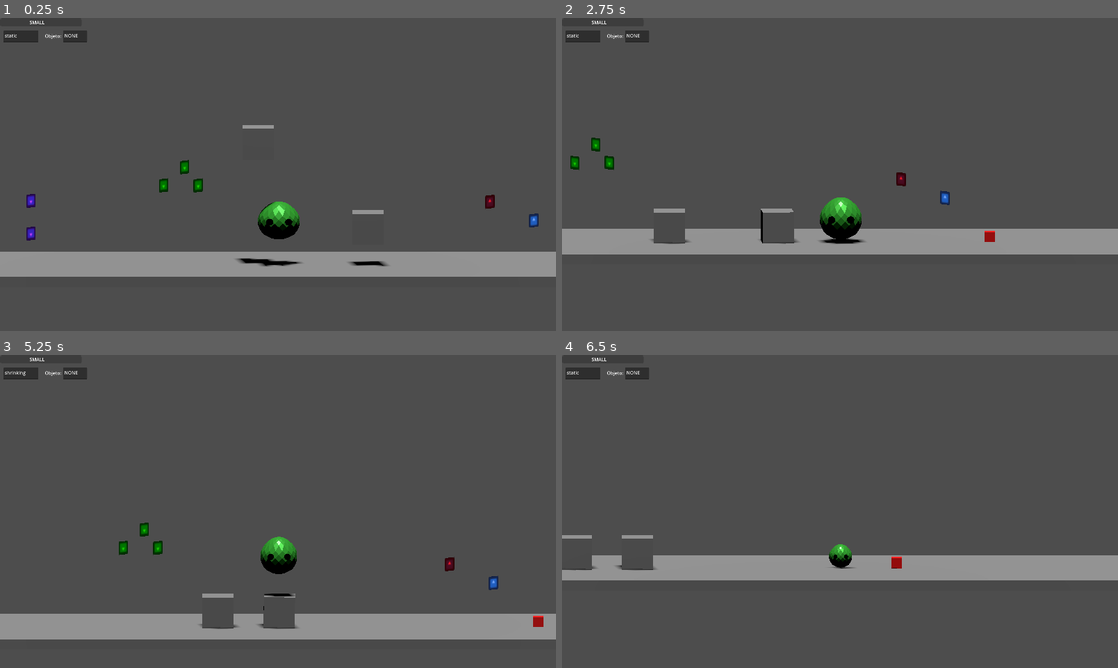
Above: before the commit, frames 1-4 (two rows, left to right).
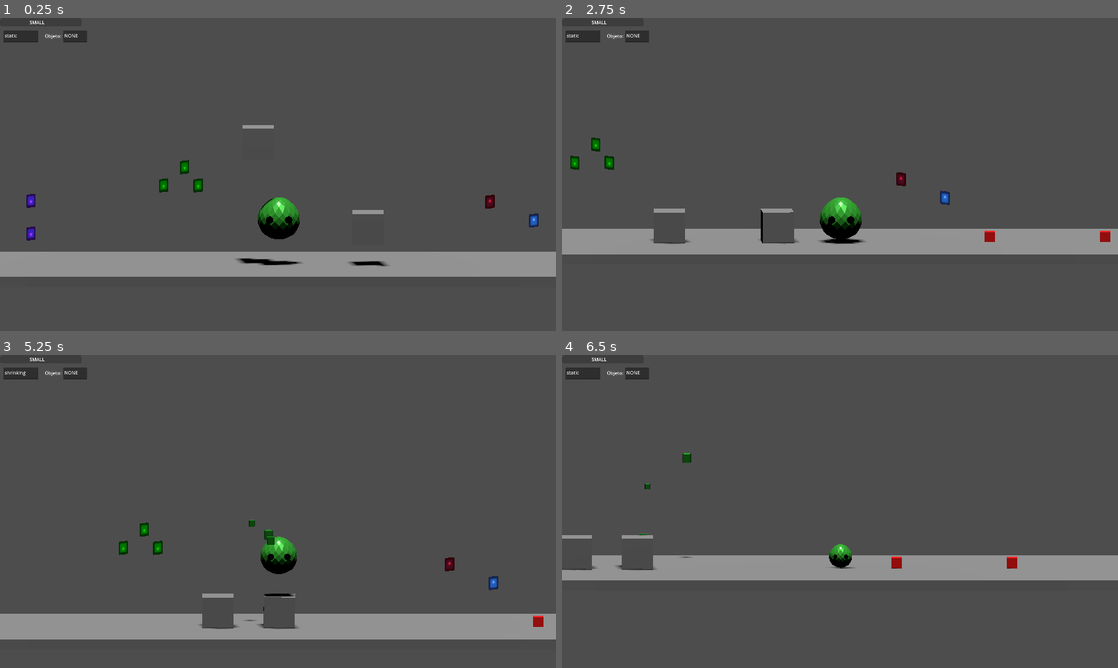
Above: after the commit, the same moments.

Repository: Isaac-Salas/GameOff2023
Game: Godot game, scene res://Levels/LevelTest.tscn
Same seed, same stepped clock (60 frames per second), same inputs: the game is played once before the commit and once after it. The engine's default icon, where the game draws it, is replaced by a stand-in: a white triangle on a blue panel in a dark square.
Inputs:
- Up to frame 1 (0.25 s): no input
- Up to frame 2 (2.75 s): tap Enter (ui_accept) at 0.5, 2 s; hold D (Walk_Right) 0.53-1.28 s; hold Z (Item) 0.53-1.28 s; tap E (Interact) at 0.6, 2.3 s; tap Space (Jump) at 0.77, 1.52 s; hold Down (ui_down) 1.28-2.03 s; tap Z (Item) at 1.35 s; tap Q (Throw) at 1.55, 2.1 s; hold D (Walk_Right) from 2.03 s (still down)
- Up to frame 3 (5.25 s): release D (Walk_Right) at 2.78 s; hold Up (ui_up) 2.78-3.53 s; tap W (Grow) at 2.85 s; tap Space (Jump) at 3.02, 3.77, 4.52 s; tap Z (Item) at 3.05, 4.35 s; hold A (Walk_Left) 3.53-5.03 s; tap E (Interact) at 3.6, 4.55 s; tap Q (Throw) at 3.8 s; hold Down (ui_down) from 5.03 s (still down); hold S (Shrink) from 5.03 s (still down)
- Up to frame 4 (6.5 s): tap Z (Item) at 5.3 s; release Down (ui_down) at 5.78 s; release S (Shrink) at 5.78 s; hold D (Walk_Right) from 5.78 s (still down); tap Q (Throw) at 5.85 s; tap Space (Jump) at 6.02 s

The runs differ from the first frame. In frame 1, 0.3% of the frame differs, in the area x 46-54%, y 57-80%; in frame 2, less than 0.1%; in frame 3, 0.1%; in frame 4, 0.2%.

Commit message:
Grabbed object scaling
Now, when an object is grabbed and the player shrinks or grows, the object will scale accordingly

Diff:
--- a/Global/GlobalVar.gd
+++ b/Global/GlobalVar.gd
@@ -2,7 +2,7 @@
 
 var VolBig = 0.0
 var VolSmall = 0.0
-
+var objectPicked = null
 var sizeM = Vector3()
 var sizestandard = 2
 var sizefactor = 2
--- a/Levels/LevelTest.tscn
+++ b/Levels/LevelTest.tscn
@@ -45,9 +45,6 @@
 
 [node name="Small" parent="." instance=ExtResource("7_l28wy")]
 transform = Transform3D(1, 0, 0, 0, 1, 0, 0, 0, 1, -15.4185, 4.71827, 0)
-
-[node name="Pickable" parent="." instance=ExtResource("8_tplic")]
-transform = Transform3D(1, 0, 0, 0, 1, 0, 0, 0, 1, -11.1165, 2.44469, 0)
 
 [node name="Pequeños" type="Node3D" parent="."]
 
@@ -107,3 +104,8 @@
 size = 30.0
 near = 0.001
 script = ExtResource("2_7uenw")
+
+[node name="Pickable" parent="." instance=ExtResource("8_tplic")]
+transform = Transform3D(1, 0, 0, 0, 1, 0, 0, 0, 1, -11.1165, 2.44469, 0)
+
+[node name="Pickable2" parent="." instance=ExtResource("8_tplic")]
--- a/Pickups/PickObject.tscn
+++ b/Pickups/PickObject.tscn
@@ -5,6 +5,8 @@
 var pickup = false
 
 var player = null
+
+
 
 # Called when the node enters the scene tree for the first time.
 func _ready():
@@ -20,6 +22,11 @@
 		#queue_free()
 		#transform.origin = get_node(\"Player\").transform.origin + Vector3(0,-2,-2)
 		print(\"release desde el objeto\")
+
+func resize():
+	$Pickup/MeshInstance3D.scale = ($Pickup/MeshInstance3D.scale*Vector3(GlobalVar.sizefactor,GlobalVar.sizefactor,GlobalVar.sizefactor))
+	$Pickup/CollisionShape3D.scale = $Pickup/CollisionShape3D.scale*Vector3(GlobalVar.sizefactor,GlobalVar.sizefactor,GlobalVar.sizefactor)
+	$Pickup/Area3D.scale = $Pickup/Area3D.scale*Vector3(GlobalVar.sizefactor,GlobalVar.sizefactor,GlobalVar.sizefactor)
 
 
 func _on_area_3d_body_entered(body):
@@ -53,7 +60,7 @@
 
 [node name="Pickup" type="RigidBody3D" parent="."]
 collision_layer = 3
-collision_mask = 2
+collision_mask = 3
 axis_lock_linear_z = true
 
 [node name="MeshInstance3D" type="MeshInstance3D" parent="Pickup"]
--- a/Player/PlayerAnim.tscn
+++ b/Player/PlayerAnim.tscn
@@ -455,10 +455,10 @@
 [node name="RootNode" type="Node3D" parent="."]
 
 [node name="Armature" type="Node3D" parent="RootNode"]
-transform = Transform3D(-4.37114e-06, 100, 7.61387e-06, 0, -4.37114e-06, 174.185, 100, 4.37114e-06, 3.32813e-13, 0.00704765, 0.0831833, 0.00812137)
+transform = Transform3D(-4.37114e-06, 100, 8.50995e-06, 0, -4.37114e-06, 194.685, 100, 4.37114e-06, 3.71982e-13, 0.00704765, 0.0831833, 0.00812137)
 
 [node name="Sphere" type="MeshInstance3D" parent="RootNode/Armature"]
-transform = Transform3D(1, -3.55271e-15, -2.026e-31, 3.55271e-15, 1, 1.75808e-24, 3.9443e-31, -3.4227e-24, 0.513653, -7.0476e-05, -1.87864e-05, 0.00680843)
+transform = Transform3D(1, -3.55272e-15, -2.026e-31, 3.55272e-15, 1, 1.75808e-24, 3.9443e-31, -3.4227e-24, 0.513653, -7.0476e-05, -1.87864e-05, 0.00680843)
 mesh = SubResource("ArrayMesh_jngt1")
 skeleton = NodePath("")
 
@@ -479,6 +479,7 @@
 bones/1/scale = Vector3(1, 1, 1)
 
 [node name="AnimationPlayer" type="AnimationPlayer" parent="."]
+reset_on_save = false
 libraries = {
 "": SubResource("AnimationLibrary_hnmxe")
 }
--- a/Player/PlayerTest.gd
+++ b/Player/PlayerTest.gd
@@ -4,28 +4,29 @@
 var pickupinst = preload("res://Pickups/PickObject.tscn")
 var pickinst
 var mundotest
-var objectPicked = null
+
 var pickup
 var lastSide = "right"
 var stateC = snapped(GlobalVar.MaxCap/6, 0.01)
 # Get the gravity from the project settings to be synced with RigidBody nodes.
 var gravity = ProjectSettings.get_setting("physics/3d/default_gravity")
+var itemsize
 @onready var SMALL = AudioServer.get_bus_index("SMALL")
 @onready var BIG = AudioServer.get_bus_index("BIG")
 
 func _input(event):
 	if Input.is_action_just_pressed("Interact"):
-		if objectPicked == true:
+		if GlobalVar.objectPicked == true:
 			release_pickup()
 		else:
 			try_pickup()
 	if Input.is_action_just_pressed("Throw"):
-		if objectPicked == true:
+		if GlobalVar.objectPicked == true:
 			throw()
 
 
 func _physics_process(delta):
-	print("size: ", GlobalVar.sizefactor, "comparative to:", stateC)
+	#print("size: ", GlobalVar.sizefactor, "comparative to:", stateC)
 	sizecheck()
 	#print("Jumpvel:",GlobalVar.JUMP_VELOCITY, "Vel:",GlobalVar.SPEED)
 	position.z = 0
@@ -77,7 +78,7 @@
 	if not GlobalVar.CURRENT == "NORMAL" and GlobalVar.sizefactor < GlobalVar.sizestandard:
 		GlobalVar.SPEED = snapped(100 / (2.5 + GlobalVar.sizefactor), 1)
 		GlobalVar.JUMP_VELOCITY =snapped( 200 / (4.5 + GlobalVar.sizefactor),1 )
-		print("Velocidad: ", GlobalVar.SPEED, "Vel. Salto: ",GlobalVar.JUMP_VELOCITY )
+		#pr int("Velocidad: ", GlobalVar.SPEED, "Vel. Salto: ",GlobalVar.JUMP_VELOCITY )
 	else:
 		GlobalVar.SPEED = 10
 		GlobalVar.JUMP_VELOCITY = 20
@@ -122,6 +123,7 @@
 	mundotest = get_parent_node_3d()
 	$MeshInstance3D.remove_child(pickinst)
 	pickinst.transform.origin = Vector3(0,2,0)
+	pickinst.resize()
 	if lastSide == "right":
 		pickinst.get_node("Pickup").linear_velocity = Vector3(20,0,0)
 		pickinst.transform.origin = global_position+Vector3(2,0,0)
@@ -132,7 +134,7 @@
 	pickinst.get_node("Pickup/CollisionShape3D").disabled = false
 	pickinst.get_node("Pickup/Area3D").monitoring = true
 	pickup = false
-	objectPicked = false
+	GlobalVar.objectPicked = false
 	mundotest.add_child(pickinst)
 
 
@@ -202,7 +204,7 @@
 		pickinst.get_node("Pickup/CollisionShape3D").disabled = true
 		pickinst.get_node("Pickup/Area3D").monitoring = false
 		pickup = false
-		objectPicked = true
+		GlobalVar.objectPicked = true
 		$MeshInstance3D.add_child(pickinst)
 		get_parent_node_3d().remove_child(pickname)
 		if mundotest != null:
@@ -211,19 +213,25 @@
 
 func release_pickup():
 	print("release desde el player")
-	if objectPicked:
+	if GlobalVar.objectPicked:
 		mundotest = get_parent_node_3d()
+		#Itemsize*sizefactor
 		$MeshInstance3D.remove_child(pickinst)
+		pickupinst = preload("res://Pickups/PickObject.tscn")
+		pickinst =  pickupinst.instantiate()
+		#Itemsize*sizefactor
 		pickinst.transform.origin = Vector3(0,2,0)
 		pickinst.get_node("Pickup").freeze = false
 		pickinst.get_node("Pickup/CollisionShape3D").disabled = false
 		pickinst.get_node("Pickup/Area3D").monitoring = true
 		pickup = false
-		objectPicked = false
+		pickinst.resize()
+		GlobalVar.objectPicked = false
 		if lastSide == "right":
 			pickinst.transform.origin = global_position+Vector3(2,0,0)
 		else:
 			pickinst.transform.origin = global_position+Vector3(-2,0,0)
+
 		mundotest.add_child(pickinst)
 
 
--- a/Player/PlayerTest.tscn
+++ b/Player/PlayerTest.tscn
@@ -120,7 +120,6 @@
 
 [node name="GPUParticles3D" type="GPUParticles3D" parent="."]
 transform = Transform3D(1, 0, 0, 0, 1, 0, 0, 0, 1, 0, 0.715751, 0)
-visible = false
 layers = 3
 sorting_use_aabb_center = false
 material_overlay = SubResource("StandardMaterial3D_a0527")
